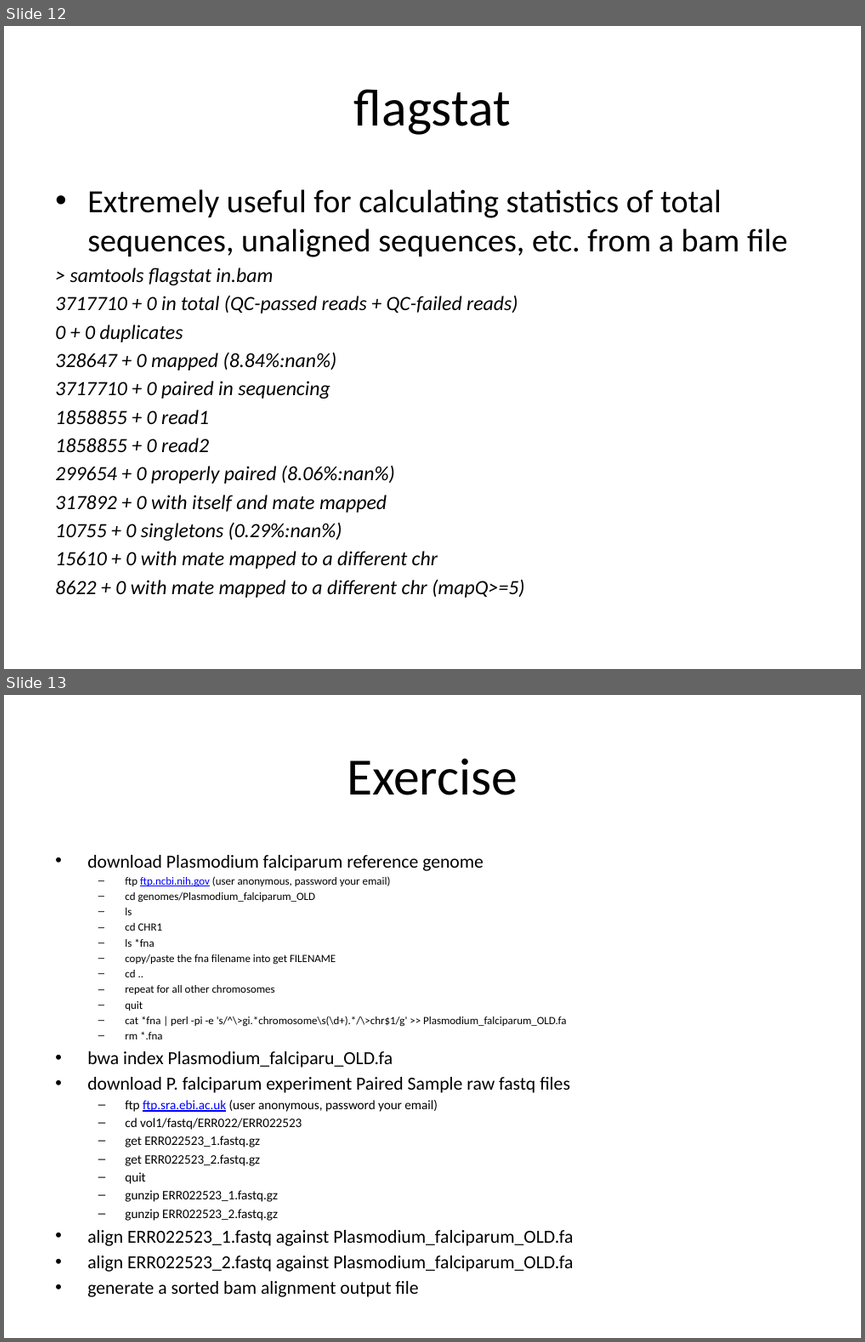
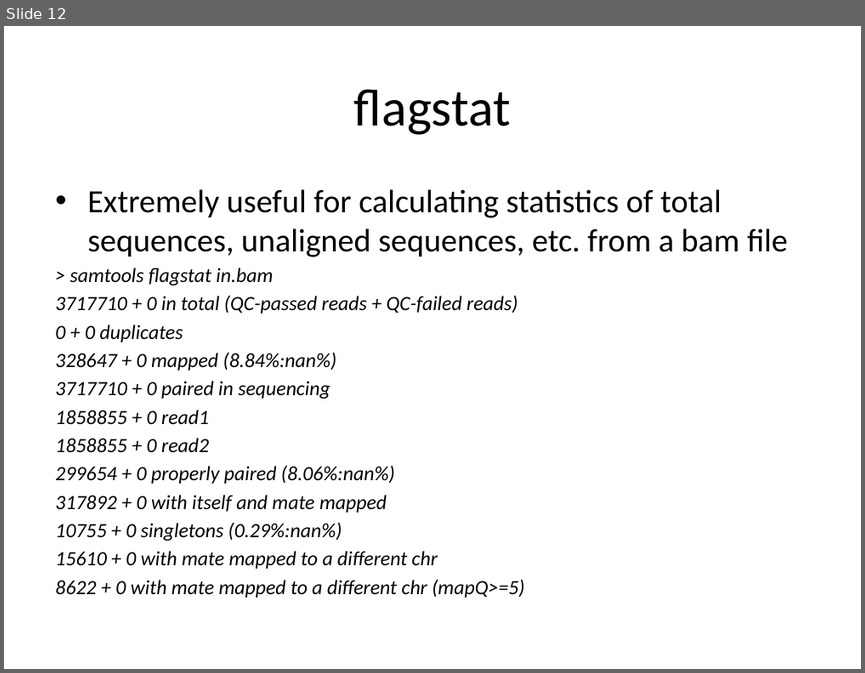
Before and after one commit to naturalis/arangs, a slide deck: doc/slides/day1/session4/introBwaSamtools.pptx. Shown one above the other, each under a label of ours: slides 12 and 13 before the commit, slide 12 after it. The pictures are 865x1342 and 865x673 pixels, drawn with LibreOffice and Linux fonts; fonts in the diff are those of the drawing. Boxes give left, top, right and bottom in pixels: in the first picture for what was removed or moved away, otherwise in the second. Text is boxed around its words. In the diff, an @@ line names an element or a change of style, - is before the commit and + after.

```diff
--- a/doc/slides/day1/session4/introBwaSamtools.pptx
+++ b/doc/slides/day1/session4/introBwaSamtools.pptx
@@ slide 13 removed at box(4, 695, 861, 1338), background #FFFFFF @@
@@ title removed at box(347, 758, 517, 795) @@
-Exercise
@@ text removed at box(87, 855, 573, 1297) @@
-• download Plasmodium falciparum reference genome
-  – ftp ftp.ncbi.nih.gov (user anonymous, password your email)
-  – cd genomes/Plasmodium_falciparum_OLD
-  – ls
-  – cd CHR1
-  – ls *fna
-  – copy/paste the fna filename into get FILENAME
-  – cd ..
-  – repeat for all other chromosomes
-  – quit
-  – cat *fna | perl -pi -e 's/^\>gi.*chromosome\s(\d+).*/\>chr$1/g' >> Plasmodium_falciparum_OLD.fa
-  – rm *.fna
-• bwa index Plasmodium_falciparu_OLD.fa
-• download P. falciparum experiment Paired Sample raw fastq files
-  – ftp ftp.sra.ebi.ac.uk (user anonymous, password your email)
-  – cd vol1/fastq/ERR022/ERR022523
-  – get ERR022523_1.fastq.gz
-  – get ERR022523_2.fastq.gz
-  – quit
-  – gunzip ERR022523_1.fastq.gz
-  – gunzip ERR022523_2.fastq.gz
-• align ERR022523_1.fastq against Plasmodium_falciparum_OLD.fa
-• align ERR022523_2.fastq against Plasmodium_falciparum_OLD.fa
-• generate a sorted bam alignment output file
```
Also in this commit, not shown: 1 slide changed, 1 slide added, 1 other slide removed.
